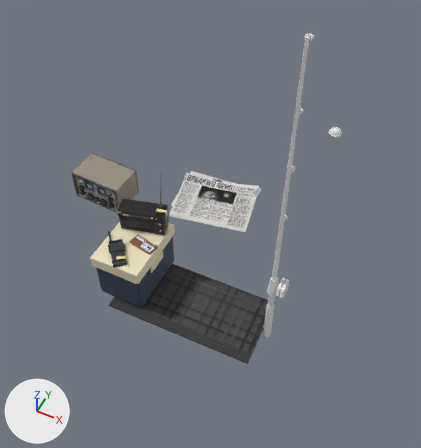
Before and after pictures for a commit that changed the FBX model Max.fbx.
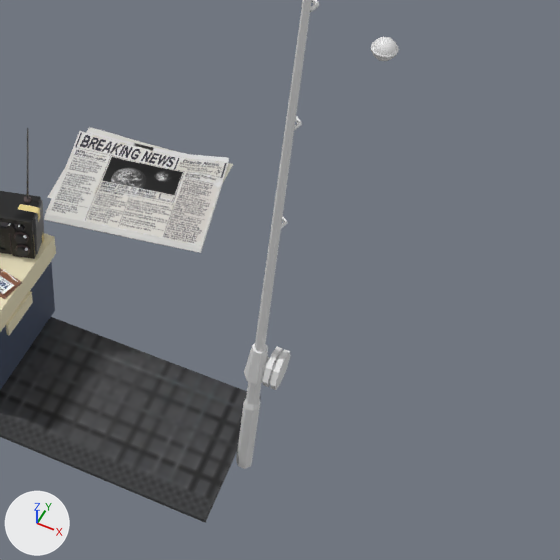
Each version appears first from a 50 mm lens placed at (1.58, -0.85, 3.98), pointed at (-0.19, 2.68, -0.43), and next in a close-up on the part from 35% to 100% of the width and 24% to 85% of the height. Arrows for +X, +Y and +Z are at lower left; the lights stay in place. Where no turn or scale is listed for an object, it has been applied to the vertices.

Names of what the first close-up shows: 'Esky', 'EskyLid', 'FishingRod', 'Newspaper', 'Radio', 'RubberMat'.
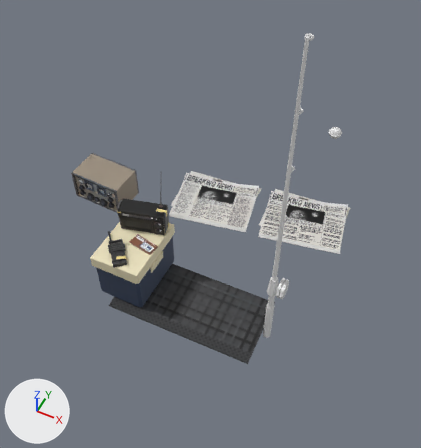
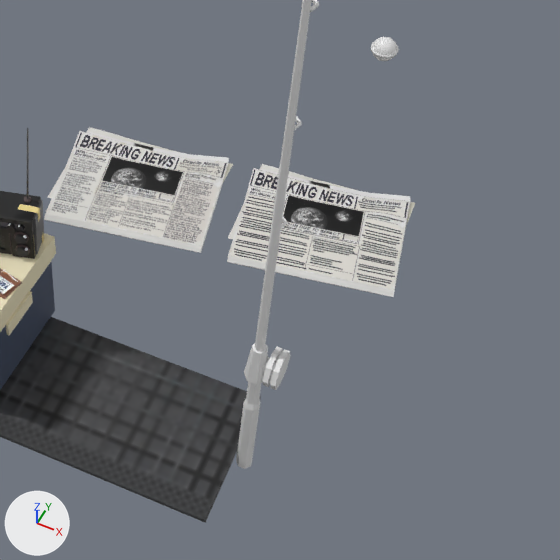
Patch to the scene script:
```diff
--- a/Max.fbx.py
+++ b/Max.fbx.py
@@ me_cube_003 @@
+me_cube_003.from_pydata(...)  # 65 vertices, 56 faces; spans x -0.452..0.452, y -0.371..0.415, z 0.01..0.088
+me_cube_003.materials.append(mat_material_004)  # picture img_largetexture1_png
@@ ob_newspaper_lowdetail @@
+ob_newspaper_lowdetail = bpy.data.objects.new('Newspaper_LOWDETAIL', me_cube_003)
+ob_newspaper_lowdetail.location = (0.651, 3.108, -0.452)
```

Changed parts and their boxes (x1, y1, x2, y2) in the close-ups (560 x 560 px):
'Newspaper_LOWDETAIL', added
    after: (227, 164, 415, 297)
